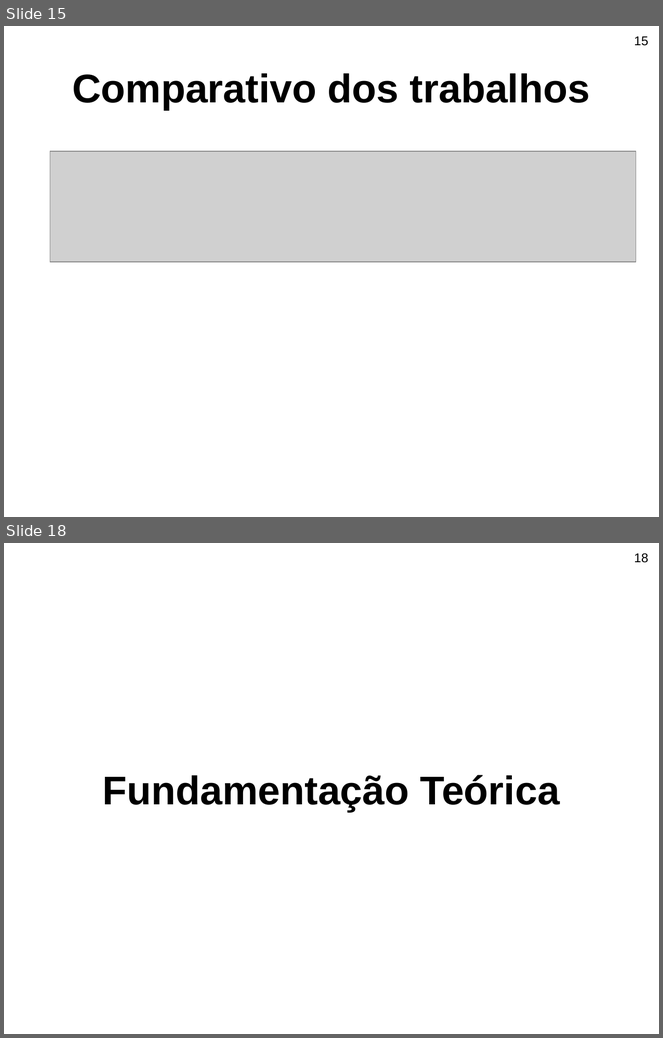
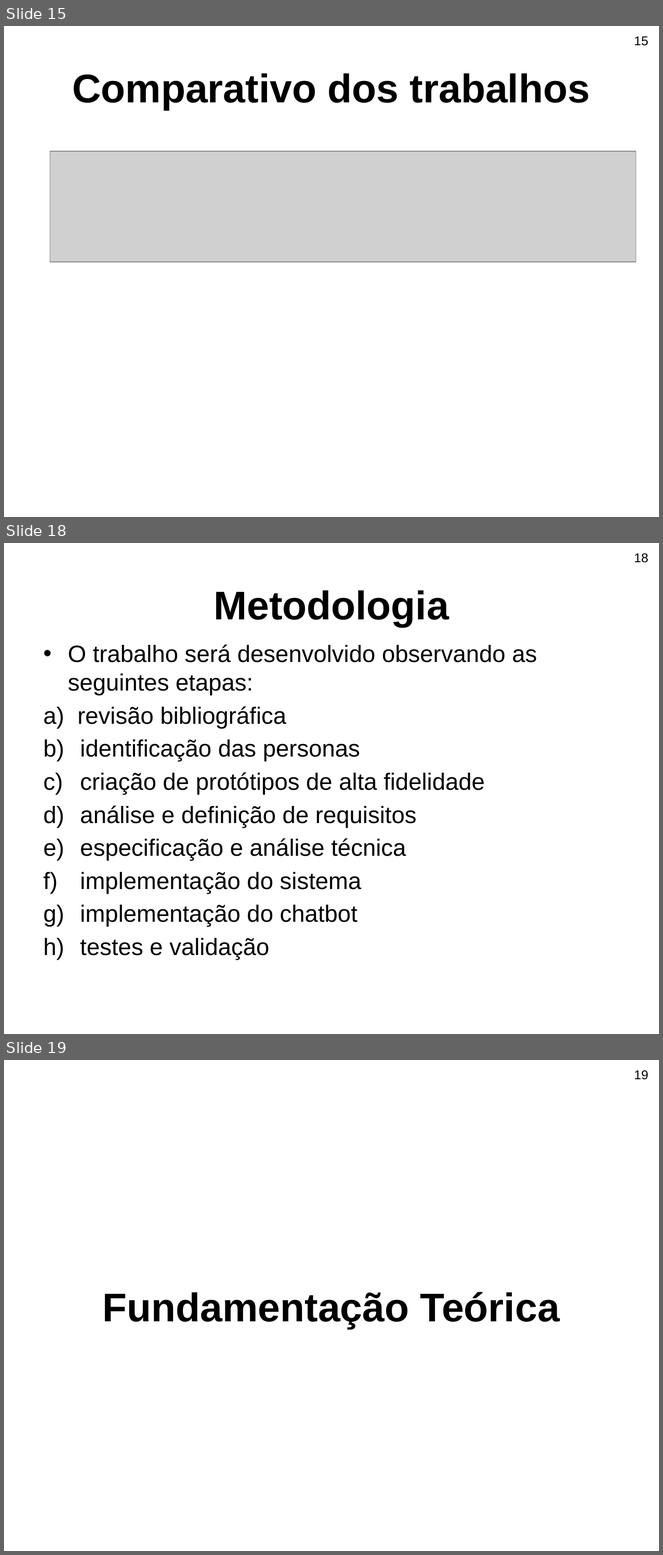
Before and after one commit to nicole-bauchspiess/TCC1, a slide deck: Apresentação Pré-projeto-BCC - Copia.pptx. Shown one above the other, each under a label of ours: slides 15 and 18 before the commit, slides 15, 18 and 19 after it; the slides between them are not shown. The pictures are 663x1038 and 663x1555 pixels, drawn with LibreOffice and Linux fonts; fonts in the diff are those of the drawing; grey boxes stand for pictures; background and template pictures are left out. Boxes give left, top, right and bottom in pixels: in the first picture for what was removed or moved away, otherwise in the second. Text is boxed around its words. In the diff, an @@ line names an element or a change of style, - is before the commit and + after.

```diff
--- a/Apresentação Pré-projeto-BCC - Copia.pptx
+++ b/Apresentação Pré-projeto-BCC - Copia.pptx
@@ slide 18 added at (4,543,659,1034), background picture (left out) @@
@@ page number added at (634,553,648,563), 14 pt, text #000000 @@
+18
@@ title added at (214,590,449,627), 44 pt, text #000000, bold @@
+Metodologia
@@ text added at (44,644,537,960), 26 pt, text #000000 @@
+• O trabalho será desenvolvido observando as seguintes etapas:
+a) revisão bibliográfica
+b) identificação das personas
+c) criação de protótipos de alta fidelidade
+d) análise e definição de requisitos
+e) especificação e análise técnica
+f) implementação do sistema
+g) implementação do chatbot
+h) testes e validação
@@ what was slide 18 is now slide 19 @@
@@ page number at (634,1070,648,1080): text changed @@
-18
+19
```
Also in this commit, not shown: 7 slides changed, 2 other slides added, 11 other files.
